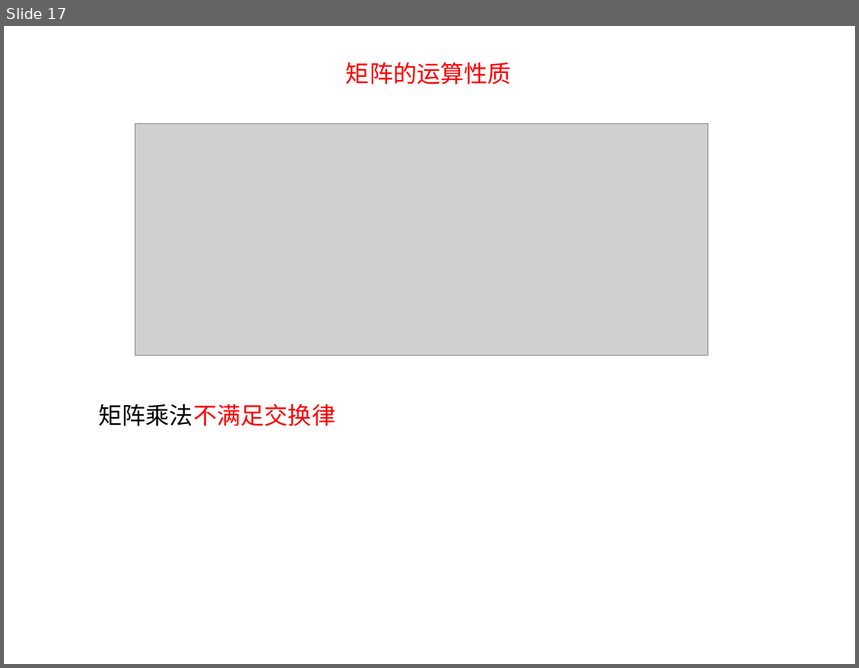
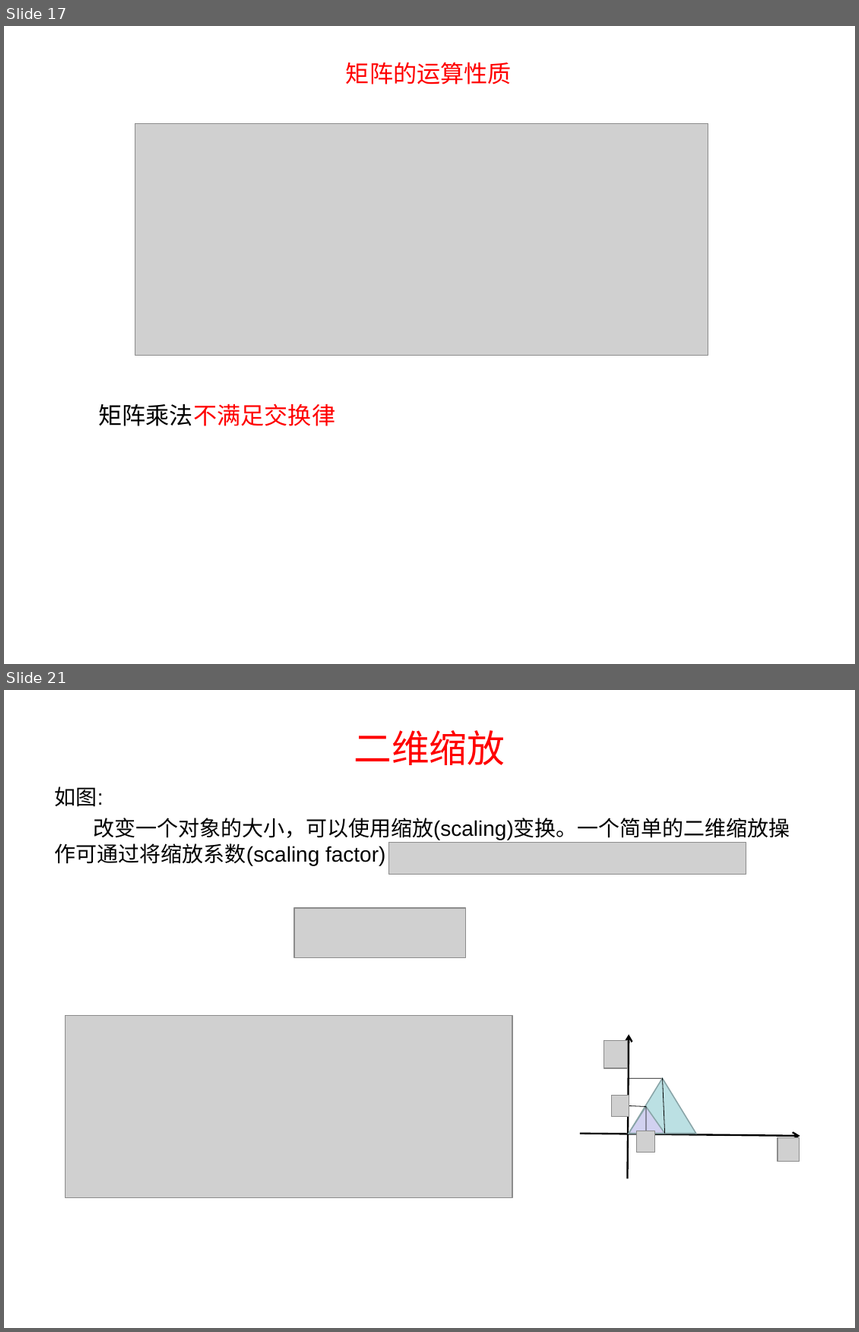
Before and after one commit to lhswei/3Dtransform, a slide deck: 3D数学基础transform.ppt. Shown one above the other, each under a label of ours: slide 17 before the commit, slides 17 and 21 after it; the slides between them are not shown. The pictures are 859x668 and 859x1332 pixels, drawn with LibreOffice and Linux fonts; fonts in the diff are those of the drawing; grey boxes stand for pictures; background and template pictures are left out. Boxes give left, top, right and bottom in pixels: in the first picture for what was removed or moved away, otherwise in the second. Text is boxed around its words. In the diff, an @@ line names an element or a change of style, - is before the commit and + after.

```diff
--- a/3D数学基础transform.ppt
+++ b/3D数学基础transform.ppt
@@ slide 21 added at box(4, 690, 855, 1328), background #FFFFFF @@
@@ title added at box(354, 730, 505, 765), 32 pt, text #FF0000 @@
+二维缩放
@@ text added at box(55, 787, 791, 866), 18 pt, text #000000 @@
+如图:
+改变一个对象的大小，可以使用缩放(scaling)变换。一个简单的二维缩放操作可通过将缩放系数(scaling factor)
@@ picture added at box(389, 842, 747, 875) @@
@@ line added from (629, 1078) to (663, 1078), #000000 0.51 pt @@
@@ group added at box(66, 908, 800, 1198): 6 pictures, 3 lines, 2 arrows, 2 triangles @@
```
Also in this commit, not shown: 4 other slides added, 1 slide removed.
